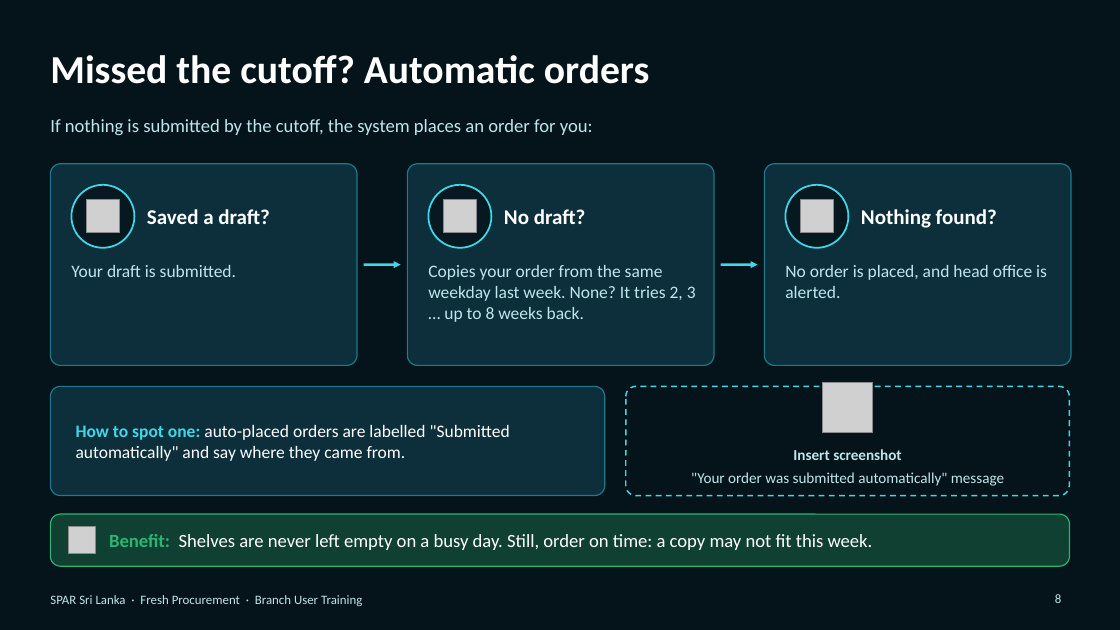
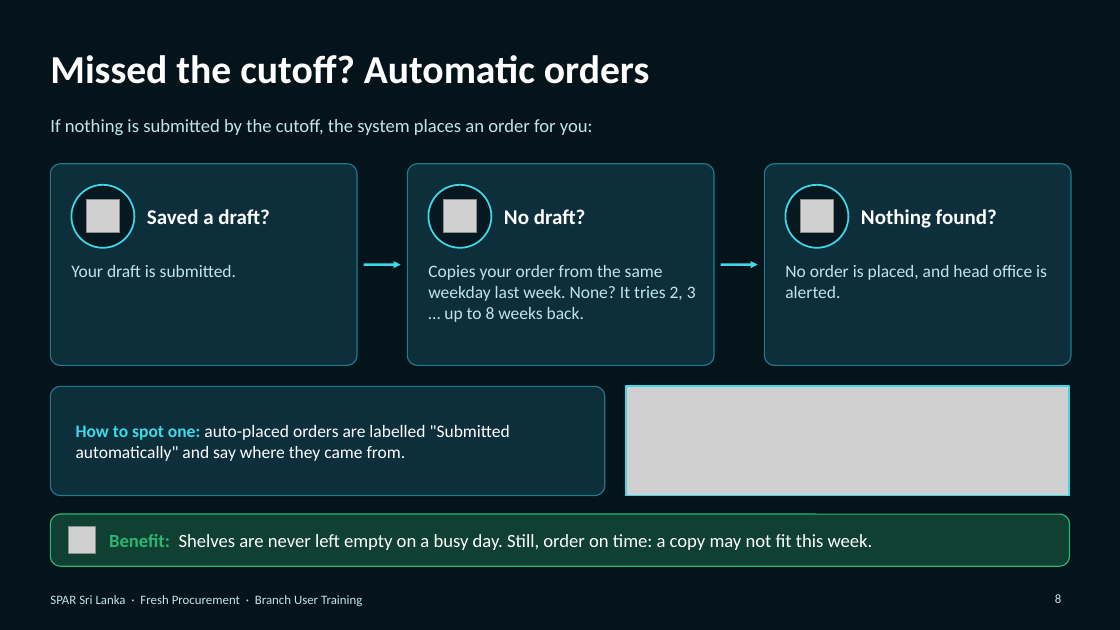
Before and after one commit to hpds4308/SPAR-Fresh-Procurement-, a slide deck: slide 8 of presentation/SPAR_Branch_User_Training_Deck.pptx. Drawn at 1120x630 pixels with LibreOffice and Linux fonts; fonts in the diff are those of the drawing; grey boxes stand for pictures; background and template pictures are left out. Boxes give left, top, right and bottom in pixels: in the first picture for what was removed or moved away, otherwise in the second. Text is boxed around its words. In the diff, an @@ line names an element or a change of style, - is before the commit and + after.

```diff
--- a/presentation/SPAR_Branch_User_Training_Deck.pptx
+++ b/presentation/SPAR_Branch_User_Training_Deck.pptx
@@ rounded rectangle removed at bbox=[626, 386, 1070, 496] @@
@@ picture added at bbox=[626, 386, 1070, 496] @@
@@ rectangle added at bbox=[626, 386, 1070, 496], outline #3FD8E8 1.5 pt @@
@@ picture removed at bbox=[823, 382, 873, 433] @@
@@ text removed at bbox=[691, 449, 1004, 486] @@
-Insert screenshot
-"Your order was submitted automatically" message
```
Also in this commit, not shown: 4 other slides changed, 2 other files.
